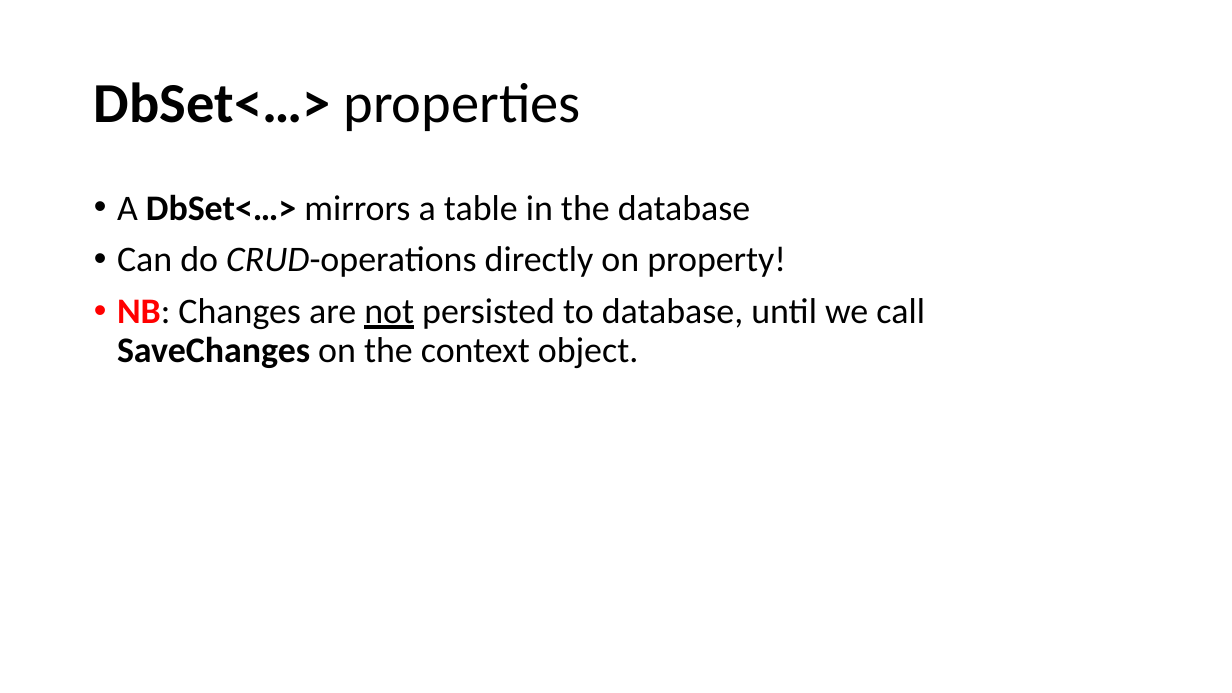
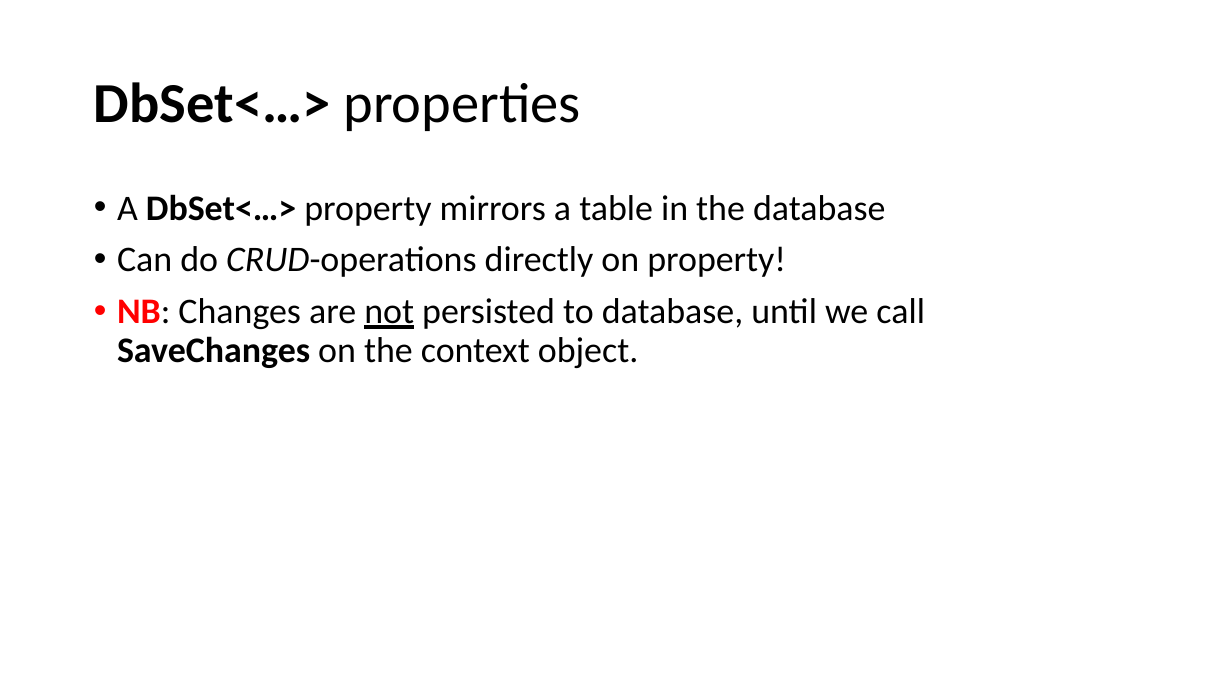
Before and after one commit to perslaursen/OOProg22, a slide deck: slide 19 of Chap/EFCore/Presentations/EFCoreEssentials.pptx (slide 18 before the commit). Drawn at 1232x693 pixels with LibreOffice and Linux fonts; fonts in the diff are those of the drawing. Boxes give left, top, right and bottom in pixels: in the first picture for what was removed or moved away, otherwise in the second. Text is boxed around its words. In the diff, an @@ line names an element or a change of style, - is before the commit and + after.

```diff
--- a/Chap/EFCore/Presentations/EFCoreEssentials.pptx
+++ b/Chap/EFCore/Presentations/EFCoreEssentials.pptx
@@ text at (117, 194, 885, 226): text changed @@
-• A DbSet<…> mirrors a table in the database
+• A DbSet<…> property mirrors a table in the database
```
Also in this commit, not shown: 13 other slides changed, 2 slides added, 1 slide removed, 12 other files.
